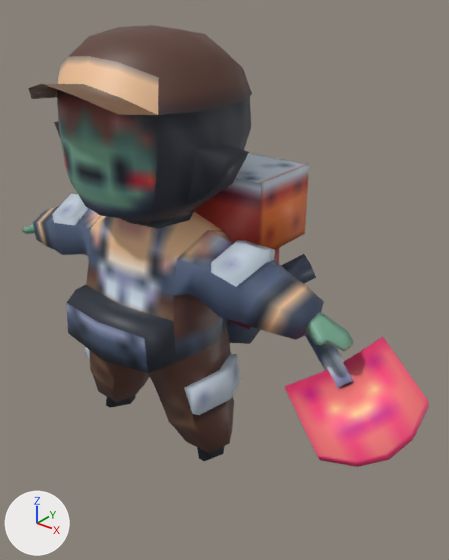
What one commit did to the FBX model Assets/Resources/Models/player.fbx.
One viewpoint serves both versions: a camera (50 mm lens) standing at (6.63, -6.62, 7.4) and looking at (1.27, 0.08, 3.24). The lights are fixed; the arrows at lower left show +X, +Y and +Z. Where no turn or scale is listed for an object, it has been applied to the vertices.

In view in the first picture: 'player', 'shovel'.
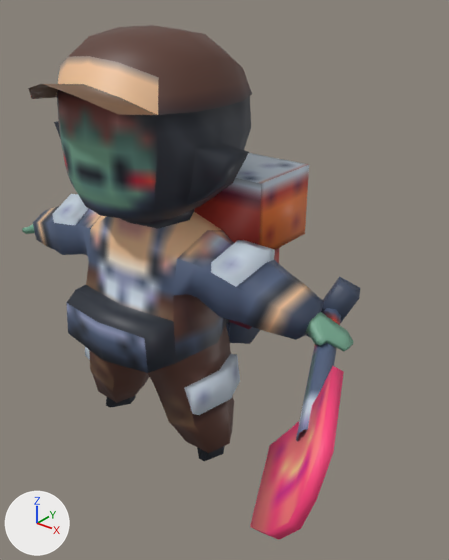
Edits to the bpy script that builds the scene:
```text
Change ob_shovel:
    ob_shovel.location: (2.8, 0.47, 2.53) -> (3.51, -0.88, 2.85)
    ob_shovel.rotation_euler: (-0.699, -1.263, -1.529) -> (-0.141, -0.666, -2.625)  # degrees (-40, -72, -88) -> degrees (-8.1, -38, -150)
```

Changed parts and their boxes (x1, y1, x2, y2) in the pictures (449 x 560 px):
'shovel', moved, turned: before (281, 254, 429, 467); after (250, 277, 360, 540)
